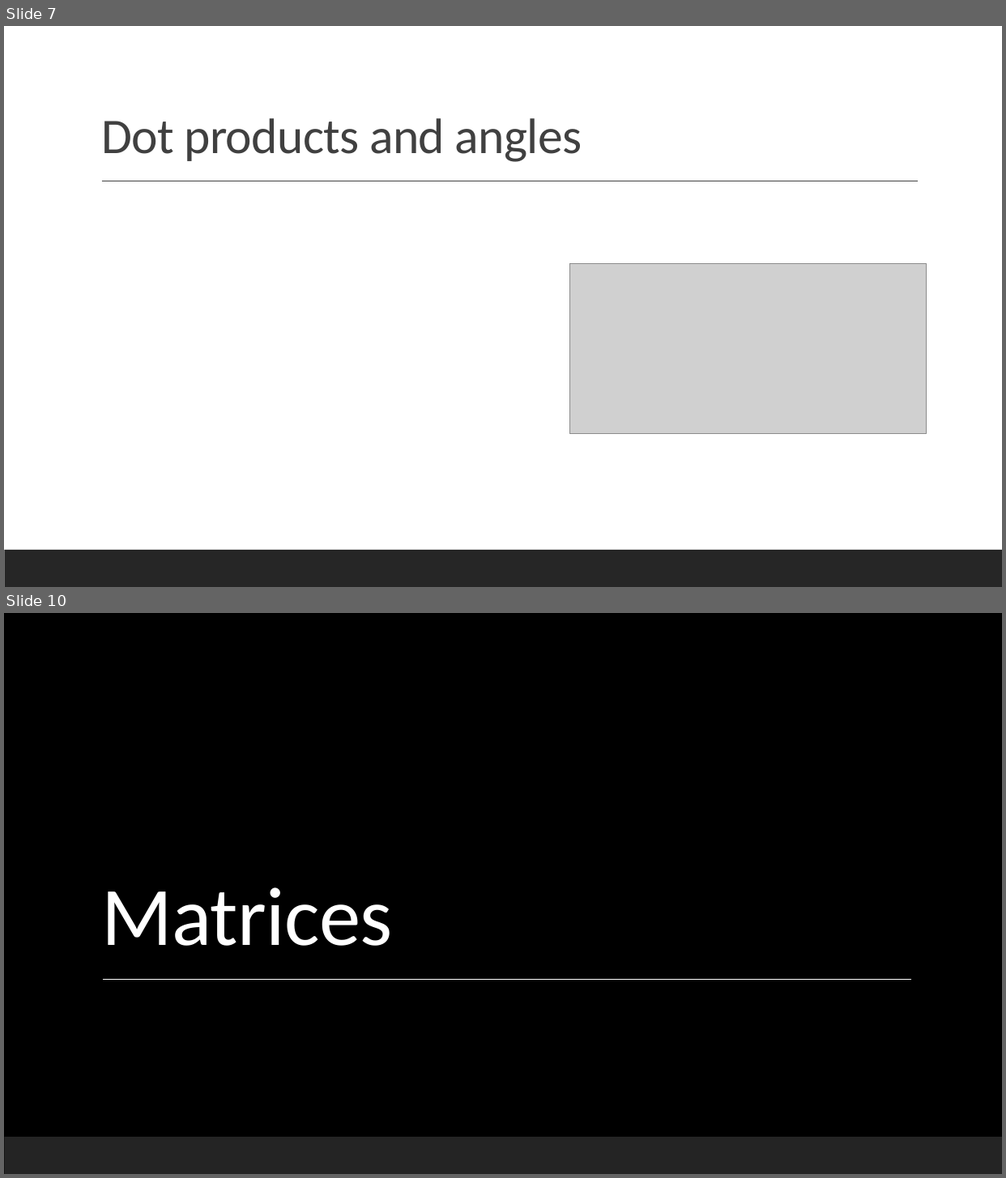
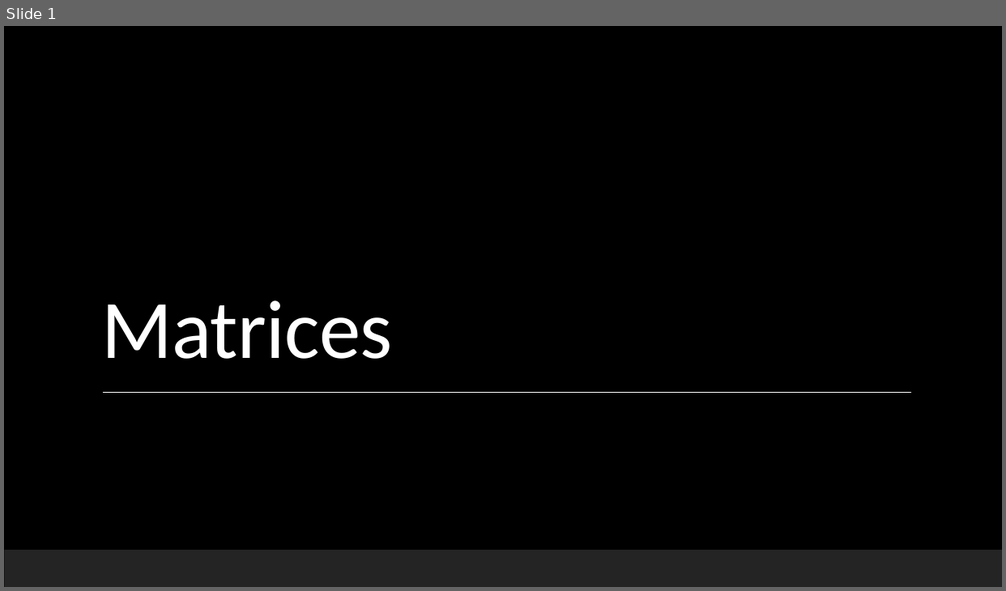
Before and after one commit to Falmouth-Games-Academy/bsc-course-materials, a slide deck: COMP270/03/2020-21-COMP270-03-lecture-materials.pptx. Shown one above the other, each under a label of ours: slides 7 and 10 before the commit, slide 1 after it; the slides between them are not shown. The pictures are 1006x1178 and 1006x591 pixels, drawn with LibreOffice and Linux fonts; fonts in the diff are those of the drawing; grey boxes stand for pictures; background and template pictures are left out. Boxes give left, top, right and bottom in pixels: in the first picture for what was removed or moved away, otherwise in the second. Text is boxed around its words. In the diff, an @@ line names an element or a change of style, - is before the commit and + after.

```diff
--- a/COMP270/03/2020-21-COMP270-03-lecture-materials.pptx
+++ b/COMP270/03/2020-21-COMP270-03-lecture-materials.pptx
@@ slide 7 removed at [4, 26, 1002, 587], background #FFFFFF @@
@@ title removed at [101, 118, 582, 162] @@
-Dot products and angles
@@ line removed from (102, 182) to (918, 182) @@
@@ picture removed at [570, 264, 927, 434] @@
@@ rectangle removed at [4, 550, 1002, 587] @@
@@ what was slide 10 is now slide 1 @@
```
Also in this commit, not shown: 8 other slides removed, 31 other files.
